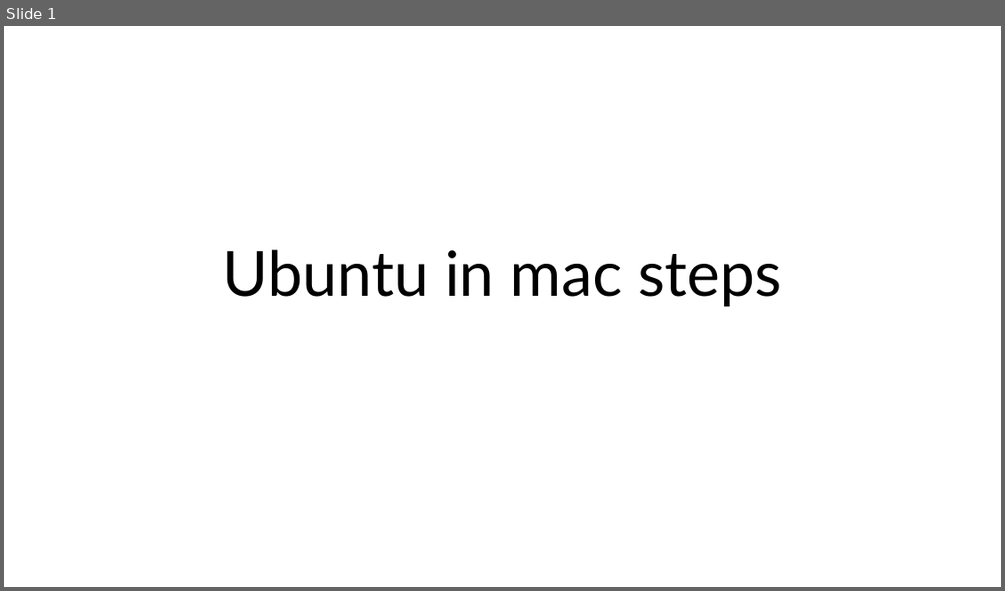
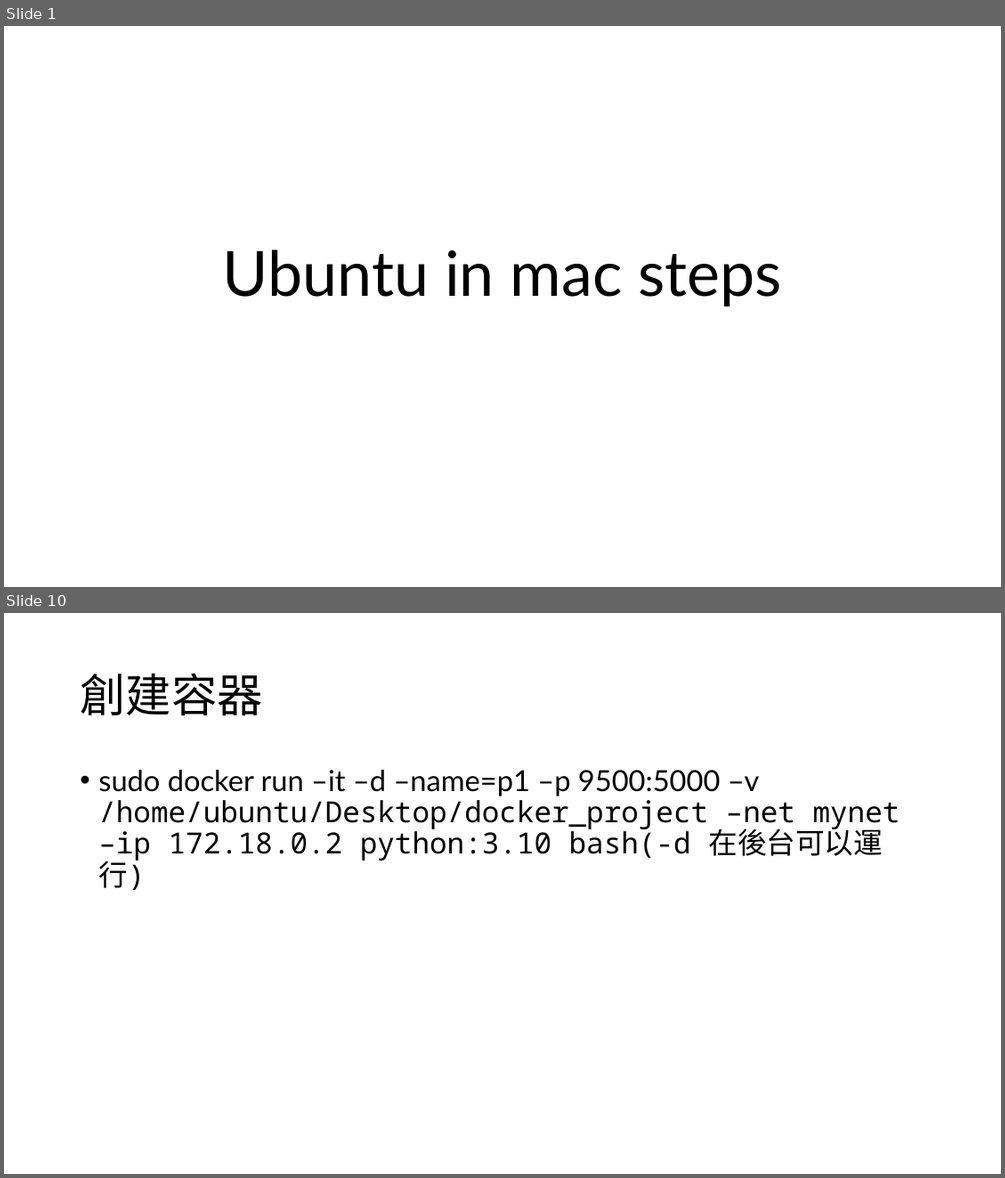
Before and after one commit to frankpeng1218/Python_learning, a slide deck: multipass_ubuntu_installation/ubuntu_installation.pptx. Shown one above the other, each under a label of ours: slide 1 before the commit, slides 1 and 10 after it; the slides between them are not shown. The pictures are 1005x591 and 1005x1178 pixels, drawn with LibreOffice and Linux fonts; fonts in the diff are those of the drawing. Boxes give left, top, right and bottom in pixels: in the first picture for what was removed or moved away, otherwise in the second. Text is boxed around its words. In the diff, an @@ line names an element or a change of style, - is before the commit and + after.

```diff
--- a/multipass_ubuntu_installation/ubuntu_installation.pptx
+++ b/multipass_ubuntu_installation/ubuntu_installation.pptx
@@ slide 10 added at (x1=4, y1=613, x2=1001, y2=1174), background #FFFFFF @@
@@ title added at (x1=80, y1=673, x2=262, y2=715), 44 pt, text #000000 @@
+創建容器
@@ text added at (x1=98, y1=770, x2=900, y2=891), 28 pt, text #000000 @@
+• sudo docker run –it –d –name=p1 –p 9500:5000 –v /home/ubuntu/Desktop/docker_project –net mynet –ip 172.18.0.2 python:3.10 bash(-d 在後台可以運行)
```
Also in this commit, not shown: 2 slides changed, 14 other slides added, 17 other files.
